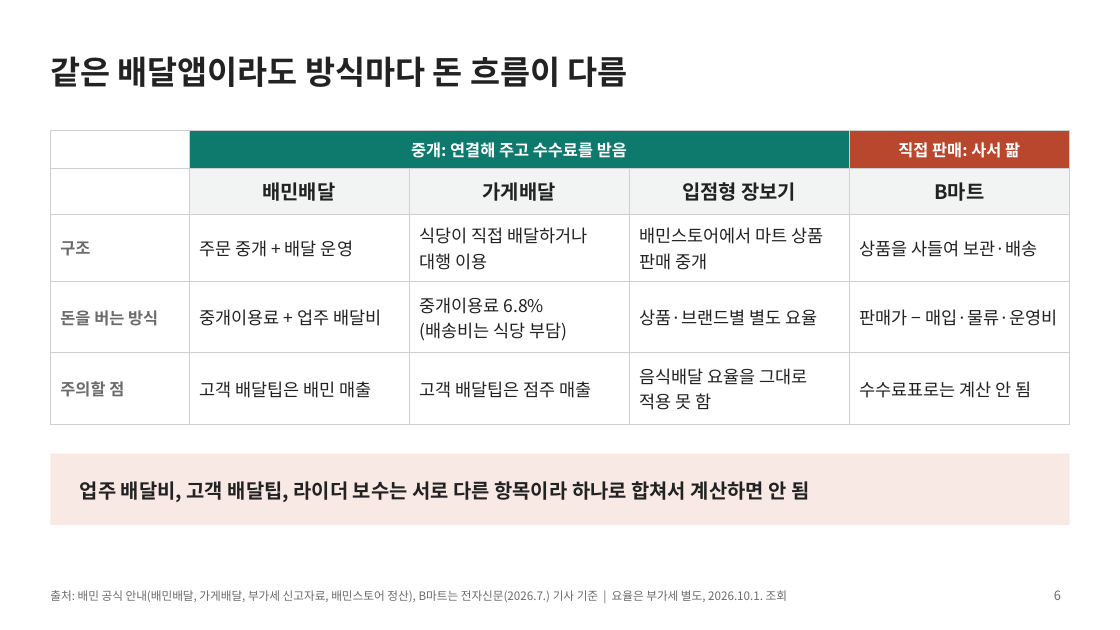
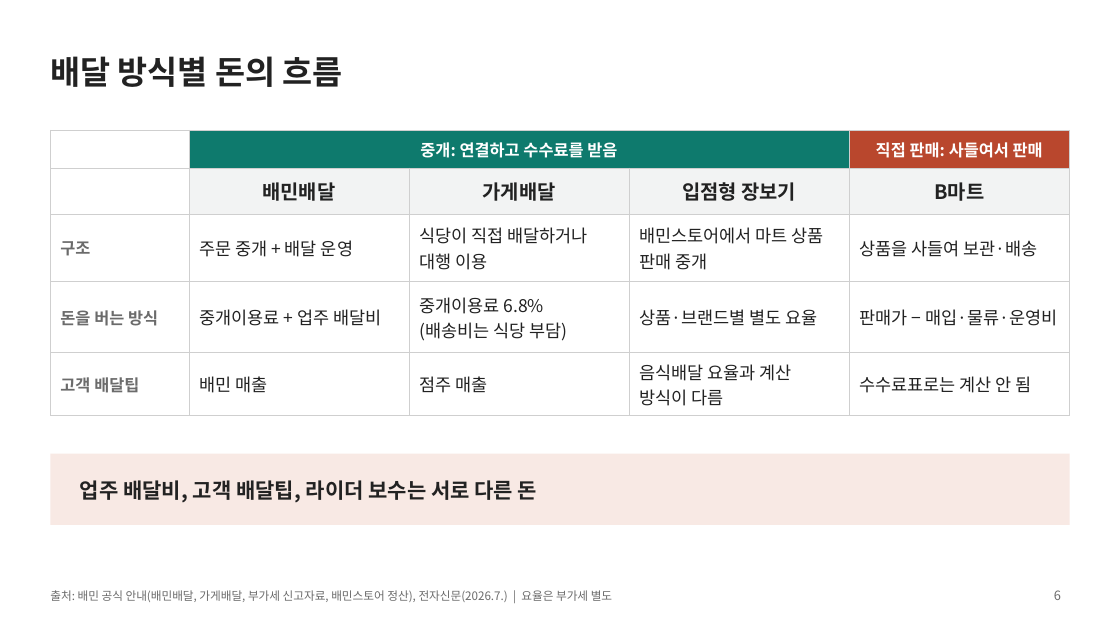
Before and after one commit to noya73305610-coder/-, a slide deck: slide 6 of 플랫폼_독점_발표_수정본.pptx. Drawn at 1120x630 pixels with LibreOffice and Linux fonts; fonts in the diff are those of the drawing. Boxes give left, top, right and bottom in pixels: in the first picture for what was removed or moved away, otherwise in the second. Text is boxed around its words. In the diff, an @@ line names an element or a change of style, - is before the commit and + after.

```diff
--- a/플랫폼_독점_발표_수정본.pptx
+++ b/플랫폼_독점_발표_수정본.pptx
@@ title at [50, 56, 343, 87]: text changed @@
-같은 배달앱이라도 방식마다 돈 흐름이 다름
+배달 방식별 돈의 흐름
@@ table at [50, 130, 1070, 410] @@
-row 1, column 2: 중개: 연결해 주고 수수료를 받음
+row 1, column 2: 중개: 연결하고 수수료를 받음
-row 1, column 5: 직접 판매: 사서 팖
+row 1, column 5: 직접 판매: 사들여서 판매
-row 5: 주의할 점 | 고객 배달팁은 배민 매출 | 고객 배달팁은 점주 매출 | 음식배달 요율을 그대로 적용 못 함 | 수수료표로는 계산 안 됨
+row 5: 고객 배달팁 | 배민 매출 | 점주 매출 | 음식배달 요율과 계산 방식이 다름 | 수수료표로는 계산 안 됨
@@ text at [80, 480, 537, 502]: text changed; size 17 to 18 pt @@
-업주 배달비, 고객 배달팁, 라이더 보수는 서로 다른 항목이라 하나로 합쳐서 계산하면 안 됨
+업주 배달비, 고객 배달팁, 라이더 보수는 서로 다른 돈
@@ text at [50, 590, 612, 602]: text changed @@
-출처: 배민 공식 안내(배민배달, 가게배달, 부가세 신고자료, 배민스토어 정산), B마트는 전자신문(2026.7.) 기사 기준 | 요율은 부가세 별도, 2026.10.1. 조회
+출처: 배민 공식 안내(배민배달, 가게배달, 부가세 신고자료, 배민스토어 정산), 전자신문(2026.7.) | 요율은 부가세 별도
```
Also in this commit, not shown: 13 other slides changed.
